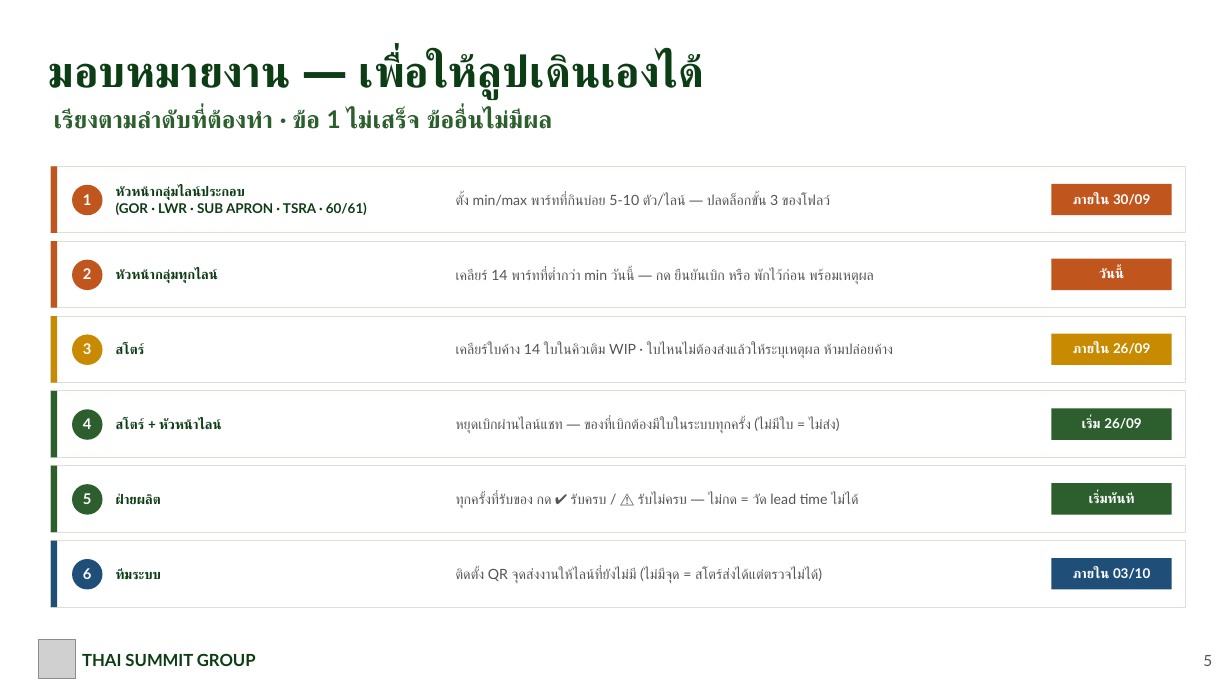
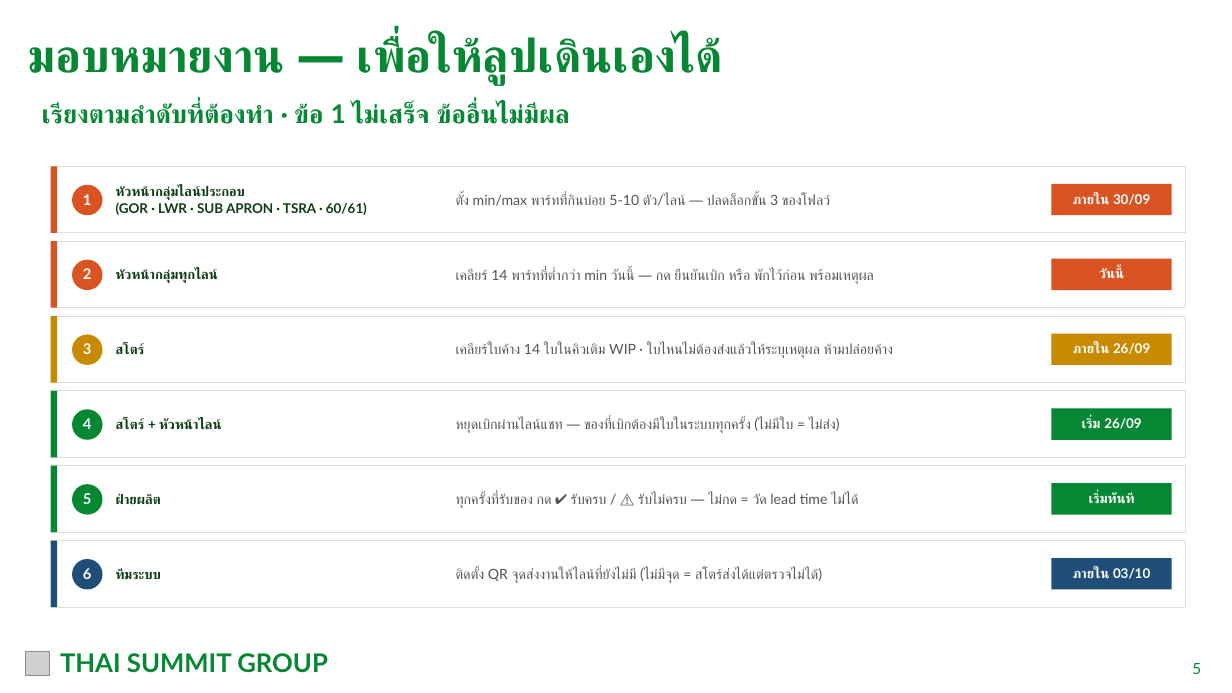
Before and after one commit to tsat4pd3-sketch/4Mmanagement, a slide deck: slide 6 of docs/meetings/TSAT_Production_Pull_Loop_Flow_2026-09-25.pptx. Drawn at 1232x693 pixels with LibreOffice and Linux fonts; fonts in the diff are those of the drawing; grey boxes stand for pictures. Boxes give left, top, right and bottom in pixels: in the first picture for what was removed or moved away, otherwise in the second. Text is boxed around its words. In the diff, an @@ line names an element or a change of style, - is before the commit and + after.

```diff
--- a/docs/meetings/TSAT_Production_Pull_Loop_Flow_2026-09-25.pptx
+++ b/docs/meetings/TSAT_Production_Pull_Loop_Flow_2026-09-25.pptx
@@ text "มอบหมายงาน — เพื่อให้ลูปเดินเองได้": place and size @@
-text "มอบหมายงาน — เพื่อให้ลูปเดินเองได้" at (49,53,701,99)
+text "มอบหมายงาน — เพื่อให้ลูปเดินเองได้" at (29,36,720,85)
@@ text "มอบหมายงาน — เพื่อให้ลูปเดินเองได้" at (29,36,720,85): size 34 to 36 pt, text colour #0D3D14 to #068734; vertical alignment middle to top @@
@@ text "เรียงตามลำดับที่ต้องทำ · ข้อ 1 ไม่เสร็จ ...": place and size @@
-text "เรียงตามลำดับที่ต้องทำ · ข้อ 1 ไม่เสร็จ ..." at (54,109,553,129)
+text "เรียงตามลำดับที่ต้องทำ · ข้อ 1 ไม่เสร็จ ..." at (42,103,570,124)
@@ text "เรียงตามลำดับที่ต้องทำ · ข้อ 1 ไม่เสร็จ ..." at (42,103,570,124): size 19 to 20 pt, text colour #2C5F2D to #068734 @@
@@ fill #C0561E to #D95323 in 6 elements at (51,166,57,233), (72,185,103,215), (1052,184,1172,215), (51,241,57,308), (72,260,103,290), (1052,259,1172,290) @@
@@ fill #2C5F2D to #068734 in 6 elements at (51,391,57,457), (72,409,103,440), (1052,409,1172,440), (51,466,57,532), (72,484,103,515), (1052,483,1172,515) @@
@@ picture added at (25,652,49,676) @@
@@ picture removed at (39,640,76,678) @@
@@ text "THAI SUMMIT GROUP": place and size @@
-text "THAI SUMMIT GROUP" at (82,653,256,666)
+text "THAI SUMMIT GROUP" at (60,653,328,673)
@@ text "THAI SUMMIT GROUP" at (60,653,328,673): size 13 to 20 pt, text colour #0D3D14 to #068734 @@
@@ text "5": place and size @@
-text "5" at (1203,655,1212,666)
+text "5" at (1192,663,1201,674)
@@ text "5" at (1192,663,1201,674): text colour #555555 to #068734; vertical alignment middle to top @@
```
Also in this commit, not shown: 6 other slides changed, 21 other files.
